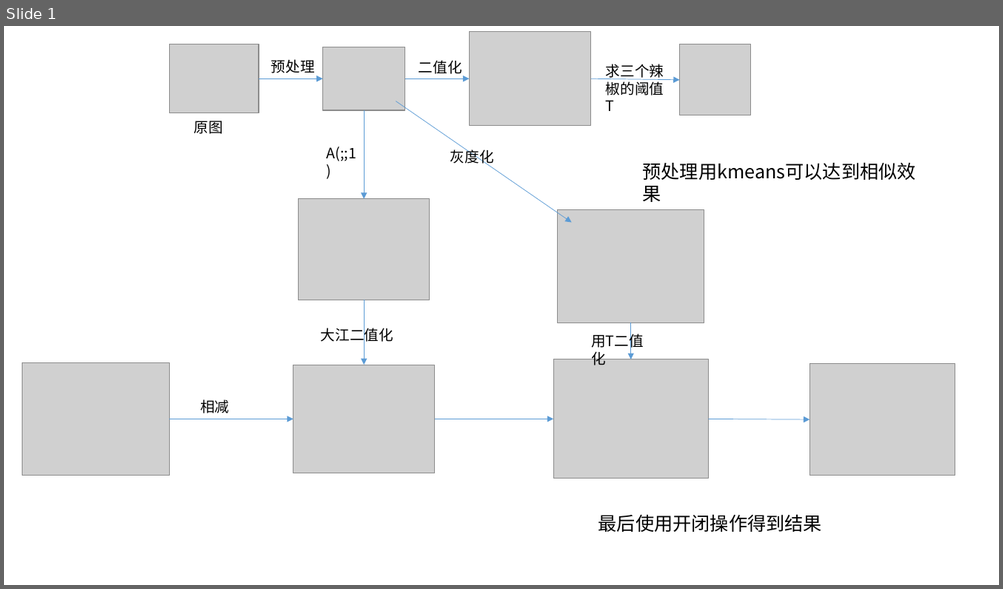
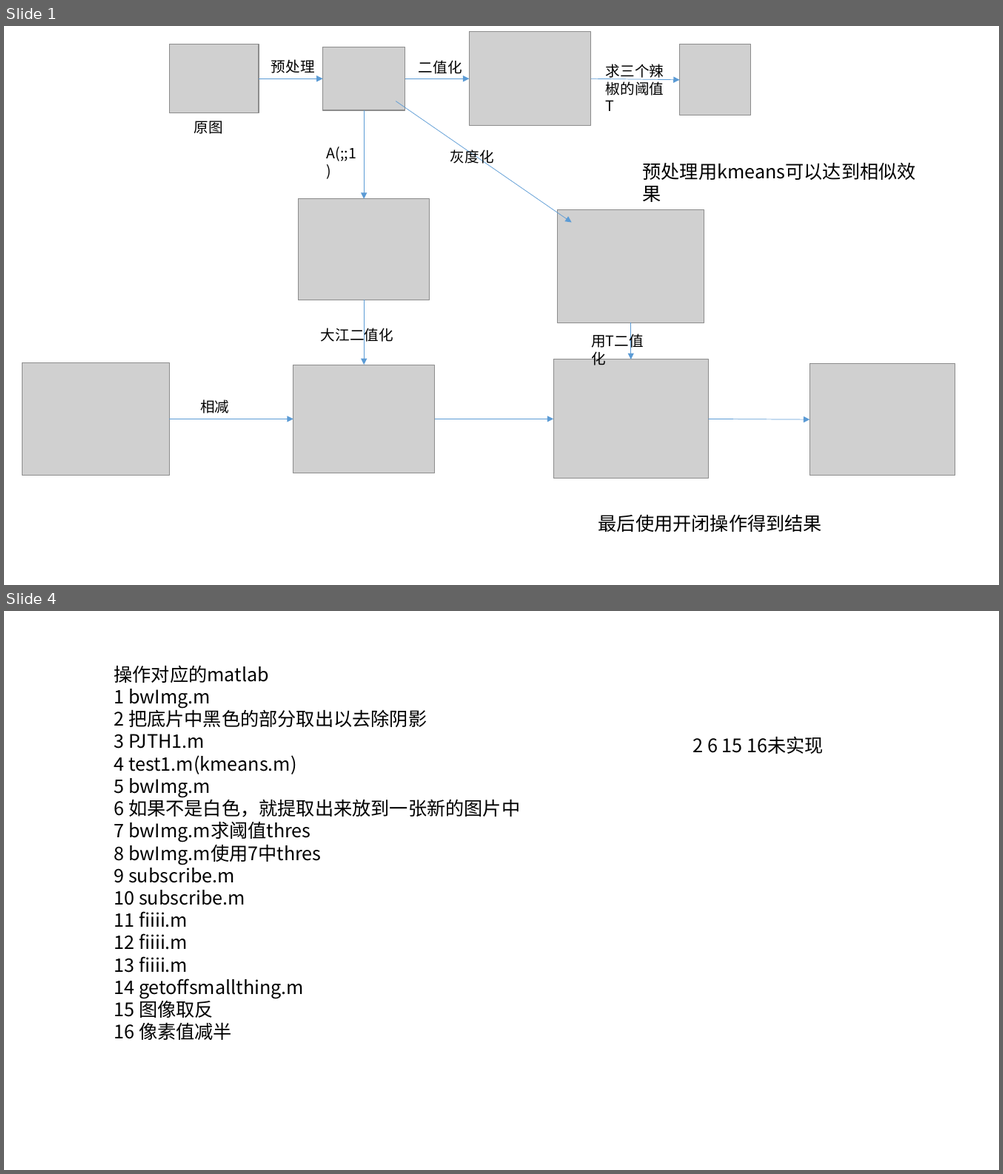
Before and after one commit to D3lynChann/erallyImagee, a slide deck: gpjk.pptx. Shown one above the other, each under a label of ours: slide 1 before the commit, slides 1 and 4 after it; the slides between them are not shown. The pictures are 1003x589 and 1003x1174 pixels, drawn with LibreOffice and Linux fonts; fonts in the diff are those of the drawing; grey boxes stand for pictures. Boxes give left, top, right and bottom in pixels: in the first picture for what was removed or moved away, otherwise in the second. Text is boxed around its words. In the diff, an @@ line names an element or a change of style, - is before the commit and + after.

```diff
--- a/gpjk.pptx
+++ b/gpjk.pptx
@@ slide 4 added at box(4, 611, 999, 1170), background #FFFFFF @@
@@ text added at box(114, 665, 520, 1040), 18 pt, text #000000 @@
+操作对应的matlab
+1 bwImg.m
+2 把底片中黑色的部分取出以去除阴影
+3 PJTH1.m
+4 test1.m(kmeans.m)
+5 bwImg.m
+6 如果不是白色，就提取出来放到一张新的图片中
+7 bwImg.m求阈值thres
+8 bwImg.m使用7中thres
+9 subscribe.m
+10 subscribe.m
+11 fiiii.m
+12 fiiii.m
+13 fiiii.m
+14 getoffsmallthing.m
+15 图像取反
+16 像素值减半
@@ text added at box(693, 736, 823, 754), 18 pt, text #000000 @@
+2 6 15 16未实现
```
Also in this commit, not shown: 1 slide changed, 1 other slide added, 2 other files.
